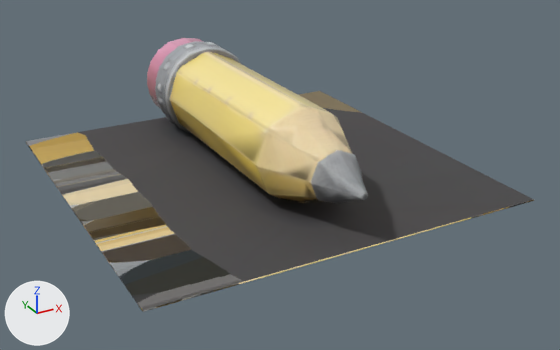
One commit to the glTF model assets/exported/giant_pencil/giant_pencil.glb: the scene before it, then after it.
One viewpoint serves both versions: a camera (50 mm lens) standing at (-0.869, -1.703, 0.693) and looking at (0.027, -0.075, -0.121). The axes (+X, +Y, +Z) are drawn at lower left. The lights are the same throughout. The picture after the commit comes second. Vertices at exactly the same position are counted once.

Names of what the first picture shows: 'qtmesh_gen3d_1_1788647505417'.
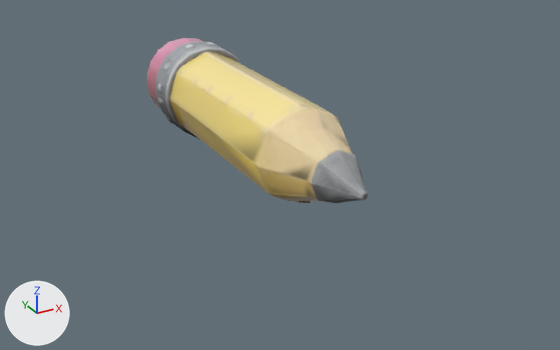
Boxes [x1, y1, x2, y2] around the edits, measured in the pictures (560 x 350 px):
'qtmesh_gen3d_1_1788647505417', reshaped (56% narrower, 40% shorter): before [26, 38, 534, 312]; after [147, 38, 368, 203]
part 1 of me_mesh_0, cut back: before [26, 91, 534, 312]

Edits to the bpy script that builds the scene:
```text
Change me_mesh_0:
    used by ob_qtmesh_gen3d_1_1788647505417; location = (0.0, 0.0, 0.0)
    remove me_mesh_0.from_pydata(...)  # 4754 vertices, 9884 faces; spans x -0.502..0.501, y -0.502..0.502, z -0.137..0.136
    add me_mesh_0.from_pydata(...)  # 4736 vertices, 9833 faces; spans x -0.136..0.136, y -0.501..0.502, z -0.137..0.136
    me_mesh_0 part 1
    18 vertices are removed from x -0.502..0.501, y -0.502..0.501, z -0.126..-0.123
    107 faces are deleted
    56 new faces join them
```
